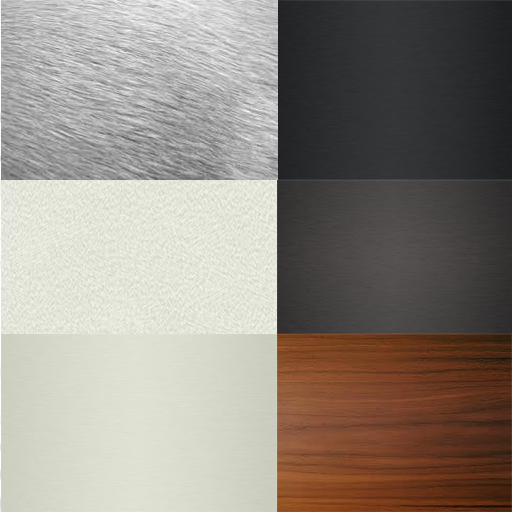
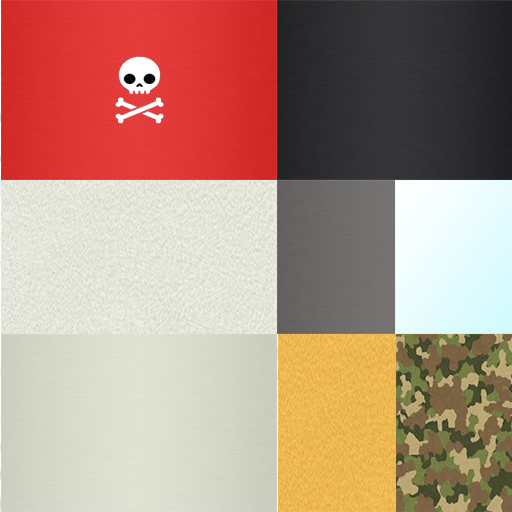
Layers edited between the first and the second w=512, h=512 image:
added layer "ダウンロード" above "Glass" over (396, 334, 512, 512)
added layer "Glass" above "Iron003" over (395, 180, 512, 334)
removed layer "woodboard001" over (277, 334, 512, 512)
added layer "taimou2" (2nd of 2) above "istockphoto-488428128-612x612" over (278, 334, 512, 512)
added layer "istockphoto-488428128-612x612" above "Iron003" over (115, 56, 164, 124)
renamed "taimou" to "Iron003", painted on it over (1, 0, 278, 180)
